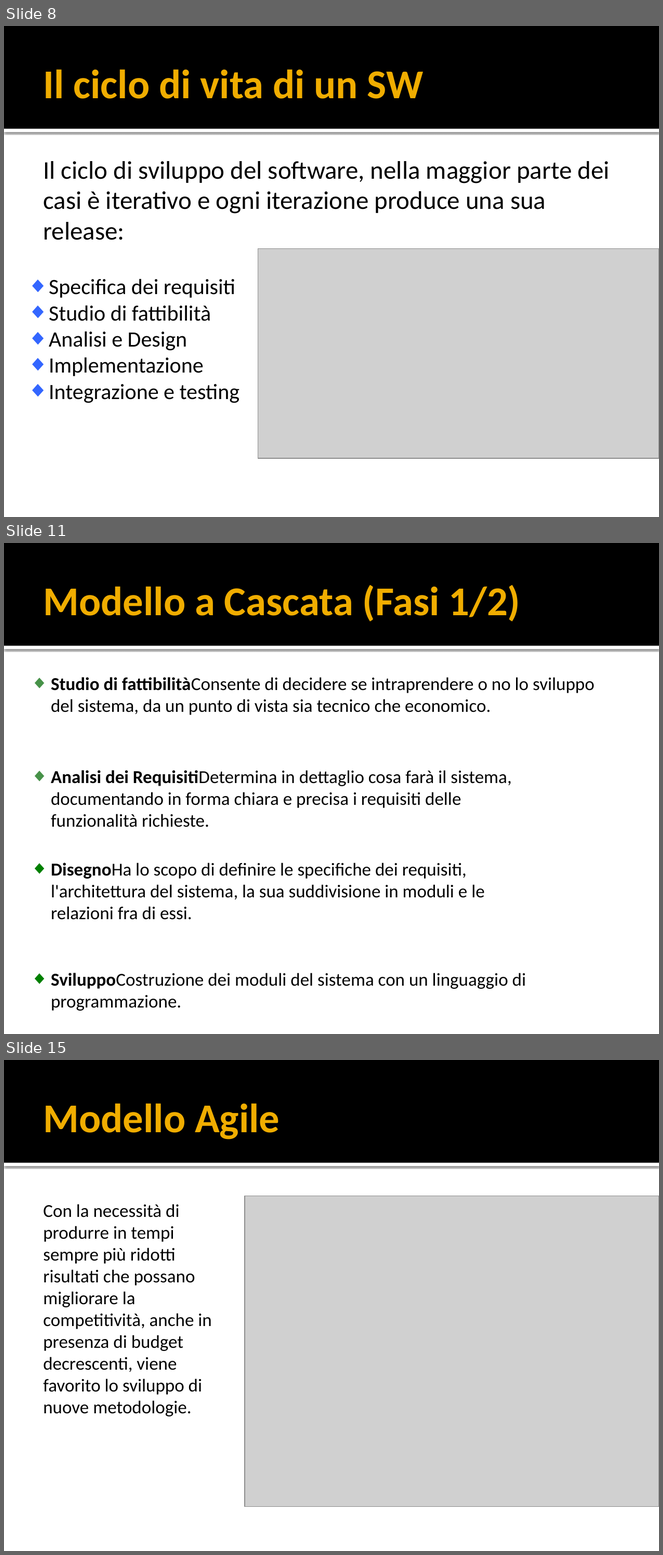
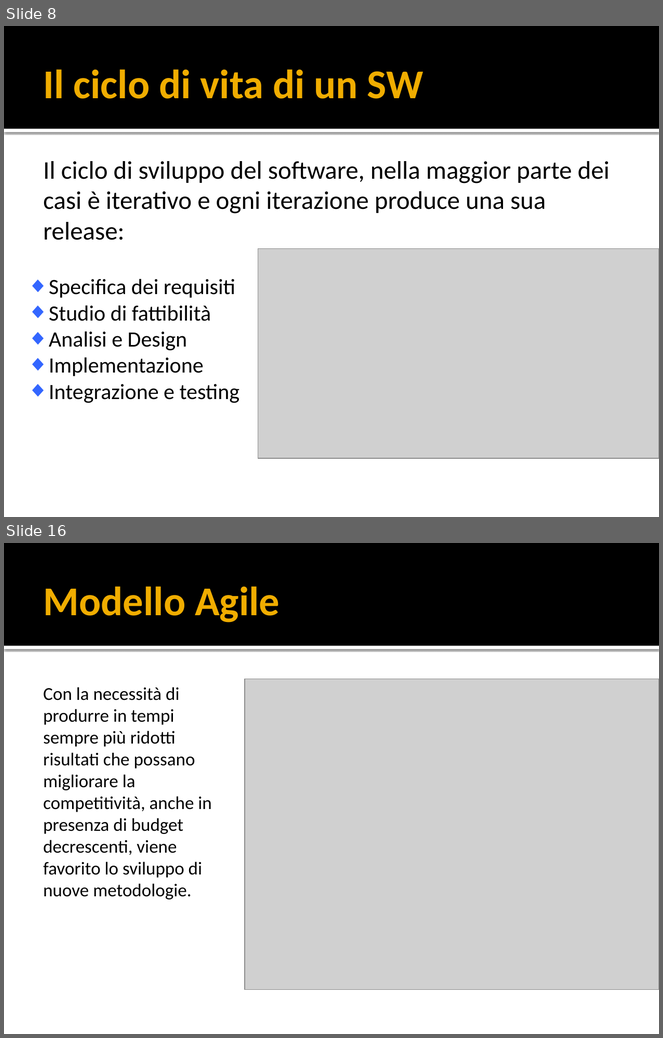
Before and after one commit to yan0z/ISW, a slide deck: Quesito 6 Team/Presentation1.pptx. Shown one above the other, each under a label of ours: slides 8, 11 and 15 before the commit, slides 8 and 16 after it; the slides between them are not shown. The pictures are 663x1555 and 663x1038 pixels, drawn with LibreOffice and Linux fonts; fonts in the diff are those of the drawing; grey boxes stand for pictures. Boxes give left, top, right and bottom in pixels: in the first picture for what was removed or moved away, otherwise in the second. Text is boxed around its words. In the diff, an @@ line names an element or a change of style, - is before the commit and + after.

```diff
--- a/Quesito 6 Team/Presentation1.pptx
+++ b/Quesito 6 Team/Presentation1.pptx
@@ slide 11 removed at bbox=[4, 543, 659, 1034], background #FFFFFF; not listed: 2 template elements that a slide beside it also shows @@
@@ title removed at bbox=[44, 585, 520, 622] @@
-Modello a Cascata (Fasi 1/2)
@@ text removed at bbox=[51, 677, 595, 715] @@
-◆ Studio di fattibilitàConsente di decidere se intraprendere o no lo sviluppo del sistema, da un punto di vista sia tecnico che economico.
@@ text removed at bbox=[51, 770, 512, 827] @@
-◆ Analisi dei RequisitiDetermina in dettaglio cosa farà il sistema, documentando in forma chiara e precisa i requisiti delle funzionalità richieste.
@@ text removed at bbox=[51, 863, 484, 920] @@
-◆ DisegnoHa lo scopo di definire le specifiche dei requisiti, l'architettura del sistema, la sua suddivisione in moduli e le relazioni fra di essi.
@@ text removed at bbox=[51, 973, 526, 1011] @@
-◆ SviluppoCostruzione dei moduli del sistema con un linguaggio di programmazione.
@@ what was slide 15 is now slide 16 @@
```
Also in this commit, not shown: 7 slides changed, 7 slides added, 9 other slides removed.
